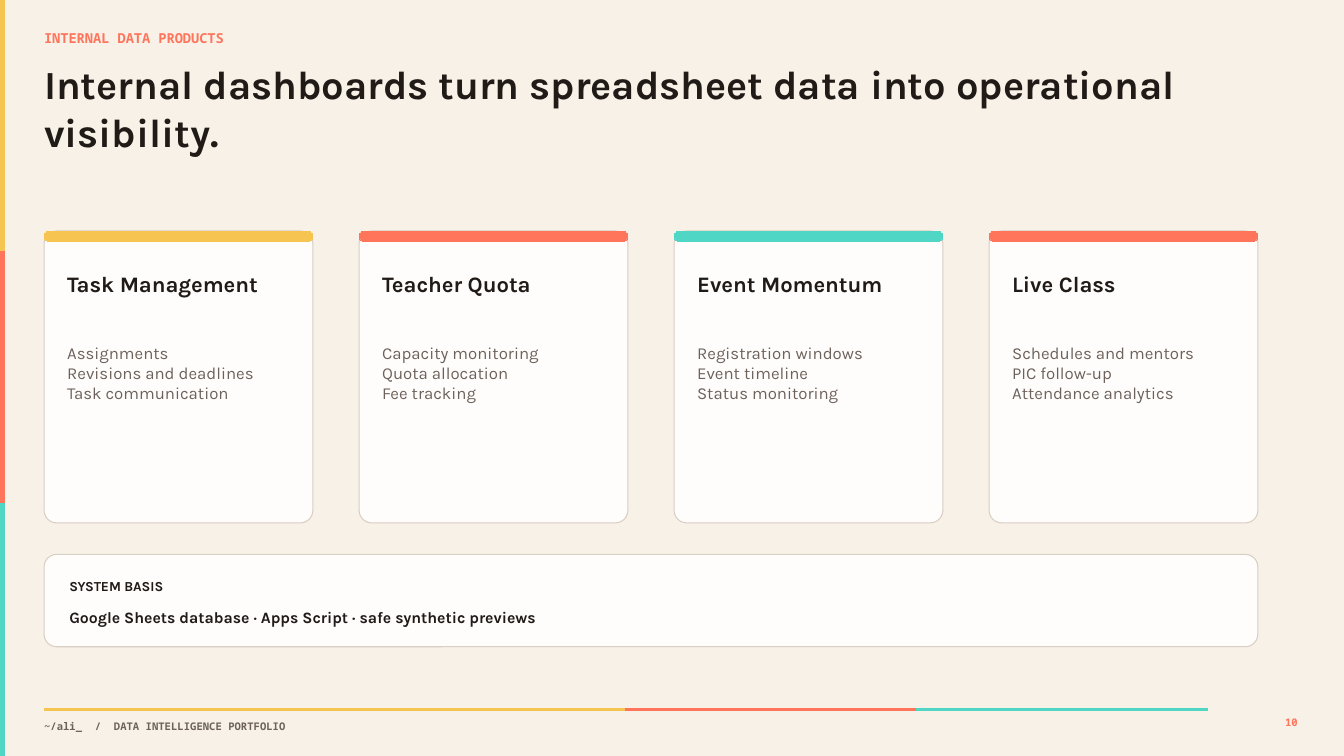
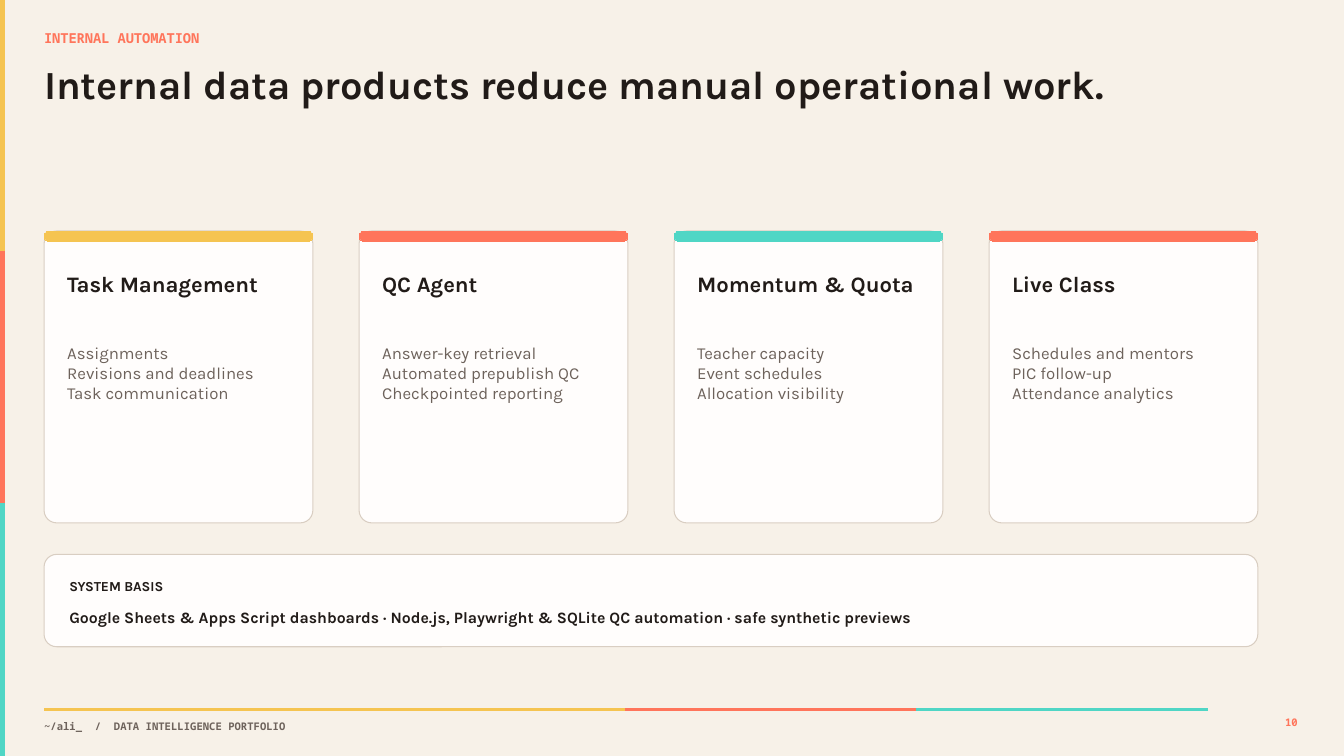
Before and after one commit to akbaralqahri/portofolio, a slide deck: slide 10 of outputs/Muhammad_Ali_Akbar_Al-Qahri_Portfolio_Minimal.pptx. Drawn at 1344x756 pixels with LibreOffice and Linux fonts; fonts in the diff are those of the drawing. Boxes give left, top, right and bottom in pixels: in the first picture for what was removed or moved away, otherwise in the second. Text is boxed around its words. In the diff, an @@ line names an element or a change of style, - is before the commit and + after.

```diff
--- a/outputs/Muhammad_Ali_Akbar_Al-Qahri_Portfolio_Minimal.pptx
+++ b/outputs/Muhammad_Ali_Akbar_Al-Qahri_Portfolio_Minimal.pptx
@@ text at [44,33,200,43]: text changed @@
-INTERNAL DATA PRODUCTS
+INTERNAL AUTOMATION
@@ text at [44,70,1103,109]: text changed @@
-Internal dashboards turn spreadsheet data into operational visibility.
+Internal data products reduce manual operational work.
@@ text at [382,277,478,298]: text changed @@
-Teacher Quota
+QC Agent
@@ text at [697,277,914,296]: text changed @@
-Event Momentum
+Momentum & Quota
@@ text at [382,347,579,403]: text changed @@
-Capacity monitoring
-Quota allocation
-Fee tracking
+Answer-key retrieval
+Automated prepublish QC
+Checkpointed reporting
@@ text at [697,347,844,403]: text changed @@
-Registration windows
-Event timeline
-Status monitoring
+Teacher capacity
+Event schedules
+Allocation visibility
@@ text at [69,612,910,627]: text changed @@
-Google Sheets database · Apps Script · safe synthetic previews
+Google Sheets & Apps Script dashboards · Node.js, Playwright & SQLite QC automation · safe synthetic previews
```
Also in this commit, not shown: 1 other slide changed, 7 other files.
